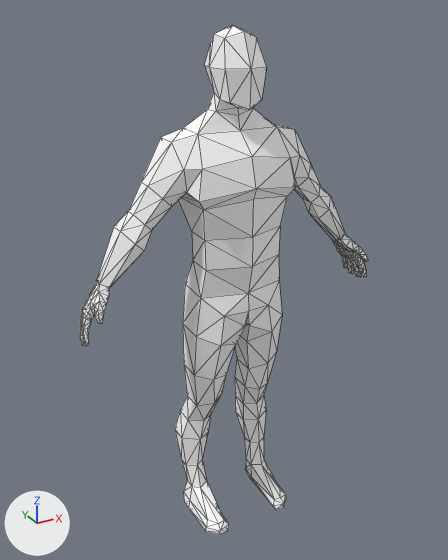
Before and after pictures for a commit that changed the FBX model Resources/model/fbx/enemy/enemy.fbx.
Rendered twice from a camera (50 mm lens) standing at (-1.076, -1.852, 1.013) and looking at (-0.021, 0.066, 0.054). The lights are fixed; the arrows at lower left show +X, +Y and +Z. Mesh edges are drawn as thin lines.
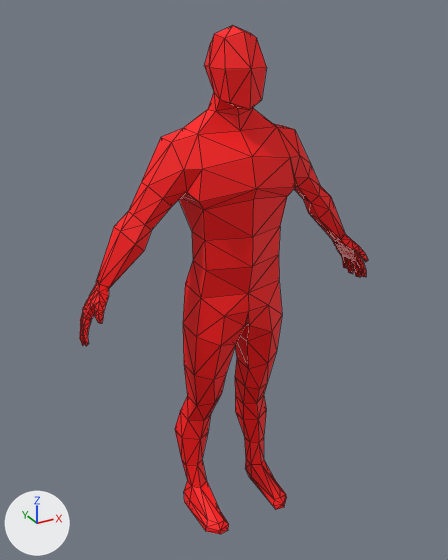
The newer file is also rescaled (x1.015), turned or shifted as a whole; pictures and numbers use the older file's frame.

Pixel boxes (x1, y1, x2, y2) of what changed, in the pictures (448 x 560 px):
'Cube.001', surface changed (grey to red)
    both: (80, 26, 368, 534)

The change, as a list of edits to the scene's bpy script:
```text
Add img_enemy_fbm:
    img_enemy_fbm = load_image('enemy.fbm', 'enemy.png', 1024, 1024, 'sRGB')
Change mat_material_001:
    remove mat_material_001.base_color = (1.0, 1.0, 1.0)  # white #ffffff
    add mat_material_001.texture = img_enemy_fbm
```
